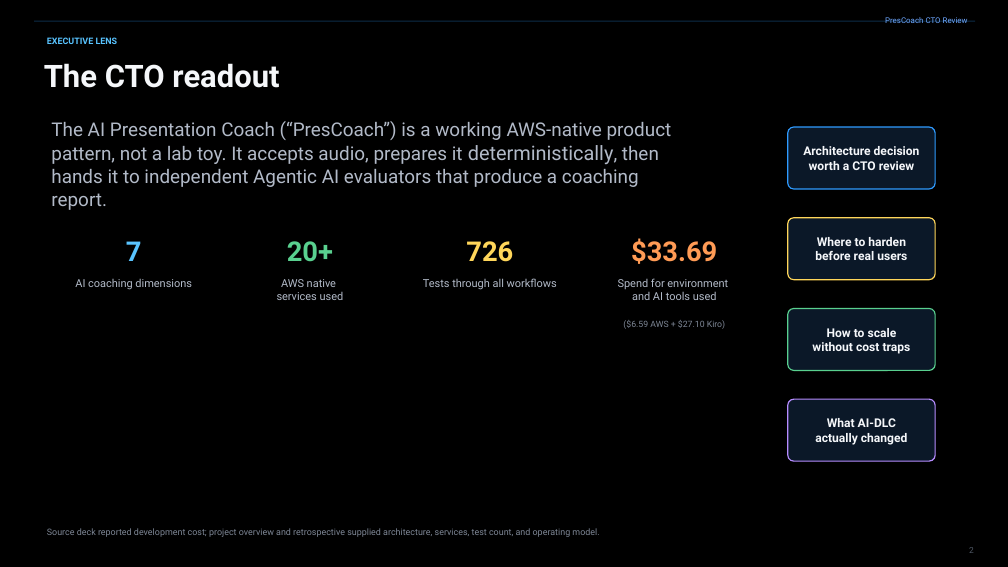
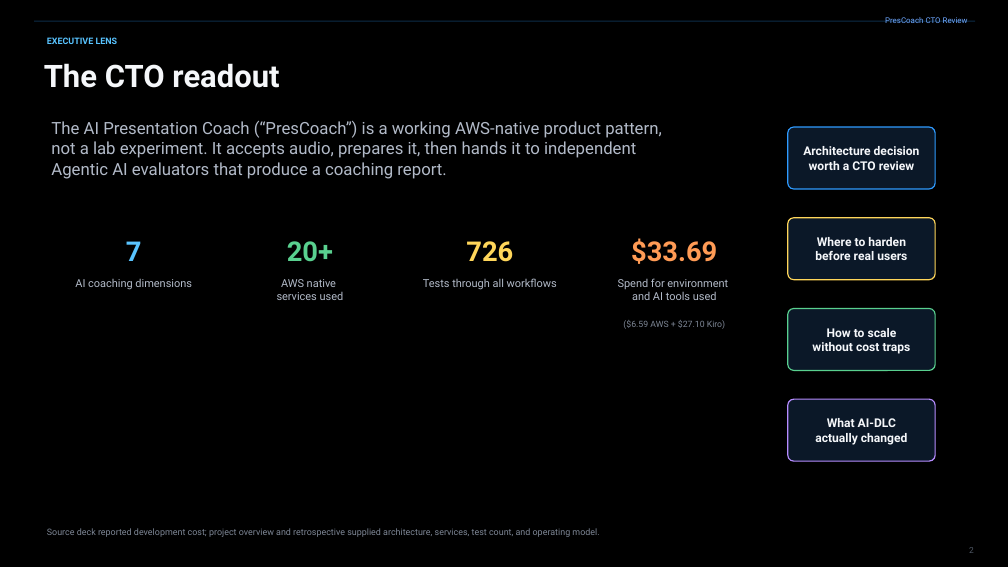
Before and after one commit to michaelgeiser/kiro-agentcore-app, a slide deck: slide 2 of documentation/PresCoach_slides.pptx. Drawn at 1008x567 pixels with LibreOffice and Linux fonts; fonts in the diff are those of the drawing. Boxes give left, top, right and bottom in pixels: in the first picture for what was removed or moved away, otherwise in the second. Text is boxed around its words. In the diff, an @@ line names an element or a change of style, - is before the commit and + after.

```diff
--- a/documentation/PresCoach_slides.pptx
+++ b/documentation/PresCoach_slides.pptx
@@ text at bbox=[51, 121, 662, 179]: text changed; size 18 to 16 pt @@
-The AI Presentation Coach (“PresCoach”) is a working AWS-native product pattern, not a lab toy. It accepts audio, prepares it deterministically, then hands it to independent Agentic AI evaluators that produce a coaching report.
+The AI Presentation Coach (“PresCoach”) is a working AWS-native product pattern, not a lab experiment. It accepts audio, prepares it, then hands it to independent Agentic AI evaluators that produce a coaching report.
```
Also in this commit, not shown: 8 other slides changed, 5 slides added, 43 other files.
